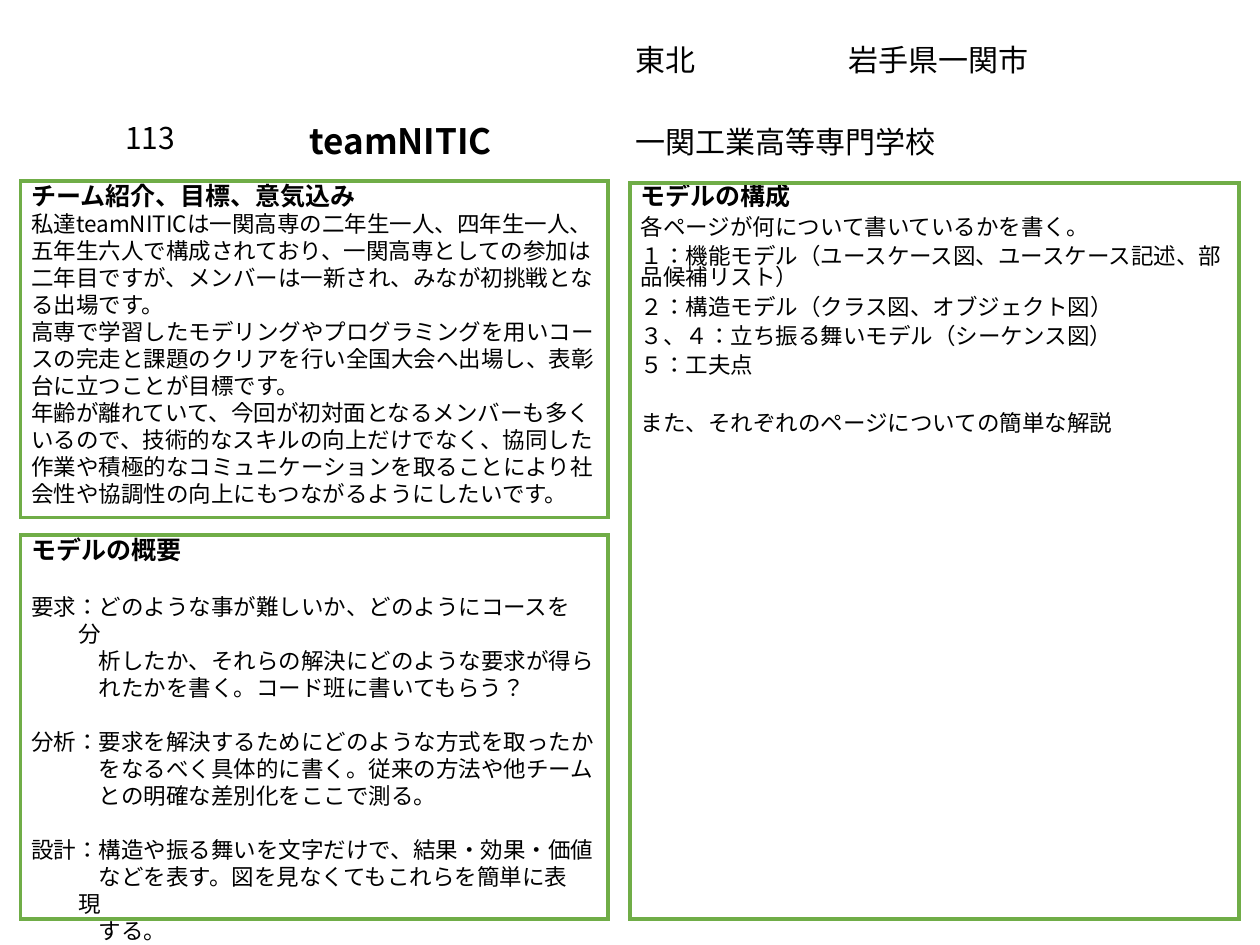
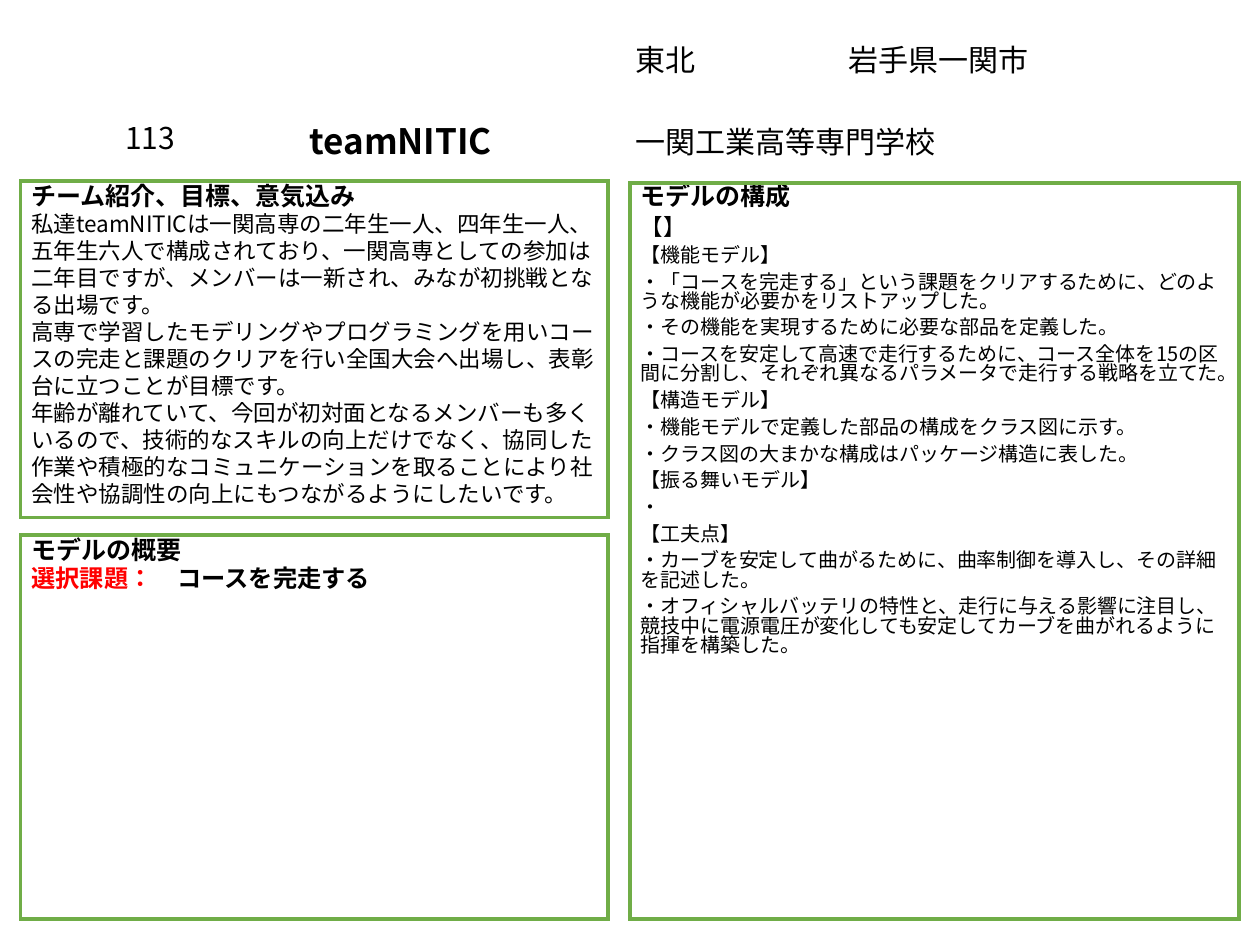
Before and after one commit to akita-lab-2019/model, a slide deck: slide 1 of PowerPoint/アブストラクト.pptx. Drawn at 1260x945 pixels with LibreOffice and Linux fonts; fonts in the diff are those of the drawing; background and template pictures are left out. Boxes give left, top, right and bottom in pixels: in the first picture for what was removed or moved away, otherwise in the second. Text is boxed around its words. In the diff, an @@ line names an element or a change of style, - is before the commit and + after.

Commit message:
update: アブスト少し

```diff
--- a/PowerPoint/アブストラクト.pptx
+++ b/PowerPoint/アブストラクト.pptx
@@ text in rectangle at (641, 216, 1238, 654): text changed; size 18 to 16 pt @@
-各ページが何について書いているかを書く。
-１：機能モデル（ユースケース図、ユースケース記述、部品候補リスト）
-２：構造モデル（クラス図、オブジェクト図）
-３、４：立ち振る舞いモデル（シーケンス図）
-５：工夫点
-また、それぞれのページについての簡単な解説
+【】
+【機能モデル】
+・「コースを完走する」という課題をクリアするために、どのような機能が必要かをリストアップした。
+・その機能を実現するために必要な部品を定義した。
+・コースを安定して高速で走行するために、コース全体を15の区間に分割し、それぞれ異なるパラメータで走行する戦略を立てた。
+【構造モデル】
+・機能モデルで定義した部品の構成をクラス図に示す。
+・クラス図の大まかな構成はパッケージ構造に表した。
+【振る舞いモデル】
+・
+【工夫点】
+・カーブを安定して曲がるために、曲率制御を導入し、その詳細を記述した。
+・オフィシャルバッテリの特性と、走行に与える影響に注目し、競技中に電源電圧が変化しても安定してカーブを曲がれるように指揮を構築した。
@@ text in rectangle at (31, 566, 370, 589): text changed; size 18 to 19.5 pt; font Noto Sans CJK JP to Times New Roman; bold on @@
-要求：どのような事が難しいか、どのようにコースを分
-析したか、それらの解決にどのような要求が得ら
-れたかを書く。コード班に書いてもらう？
-分析：要求を解決するためにどのような方式を取ったか
-をなるべく具体的に書く。従来の方法や他チーム
-との明確な差別化をここで測る。
-設計：構造や振る舞いを文字だけで、結果・効果・価値
-などを表す。図を見なくてもこれらを簡単に表現
-する。
+選択課題： コースを完走する
```
Also in this commit, not shown: 4 slides removed.
